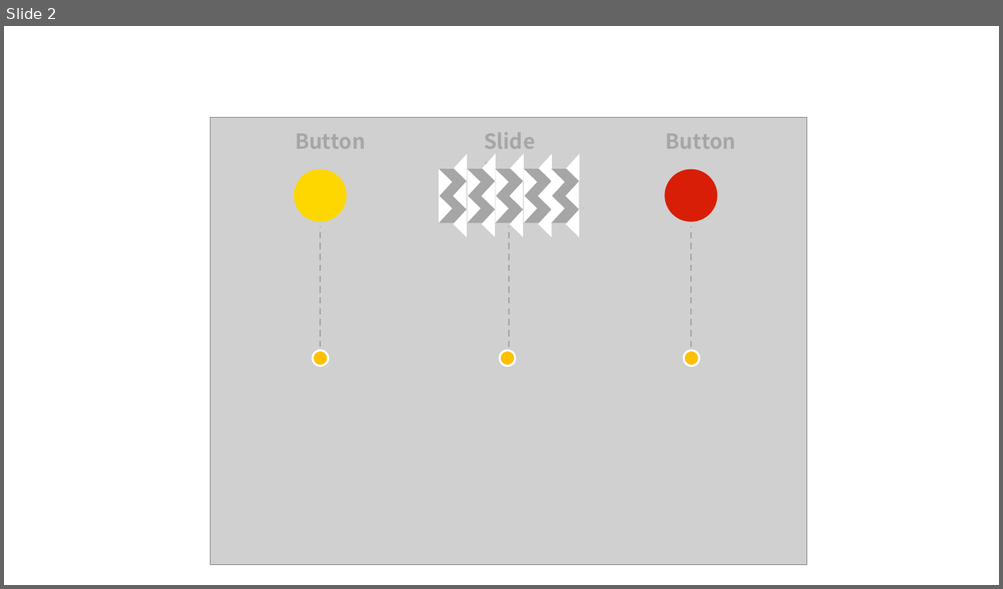
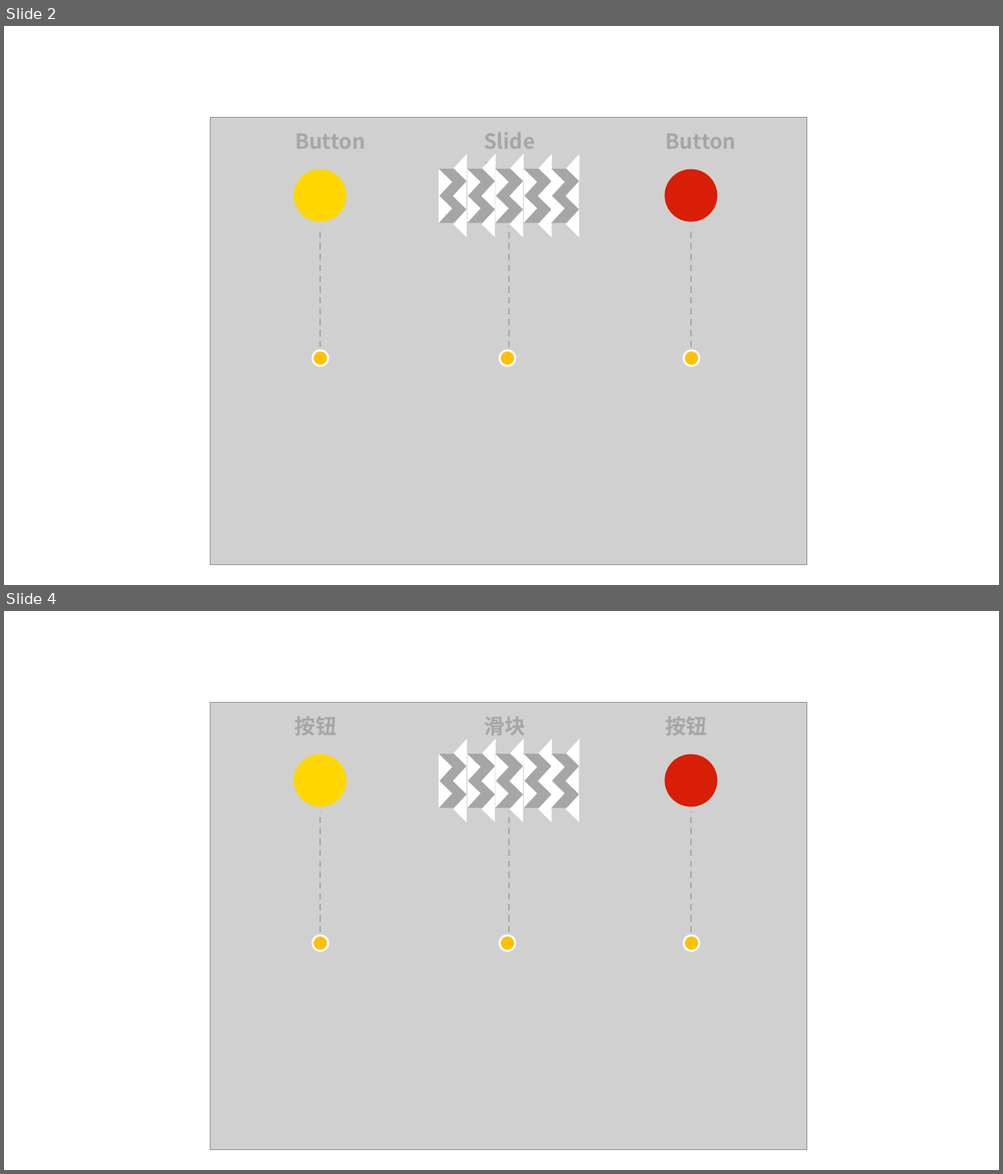
Before and after one commit to SeeedDocument/Grove-Capacitive_Touch_Slide_Sensor-CY8C4014LQI, a slide deck: img/pin_map.pptx. Shown one above the other, each under a label of ours: slide 2 before the commit, slides 2 and 4 after it; the slides between them are not shown. The pictures are 1003x589 and 1003x1174 pixels, drawn with LibreOffice and Linux fonts; fonts in the diff are those of the drawing; grey boxes stand for pictures. Boxes give left, top, right and bottom in pixels: in the first picture for what was removed or moved away, otherwise in the second. Text is boxed around its words. In the diff, an @@ line names an element or a change of style, - is before the commit and + after.

```diff
--- a/img/pin_map.pptx
+++ b/img/pin_map.pptx
@@ slide 4 added at box(4, 611, 999, 1170), background #FFFFFF @@
@@ picture added at box(210, 703, 807, 1150) @@
@@ text added at box(295, 717, 336, 735), 20 pt, text #A6A6A6, bold @@
+按钮
@@ text added at box(484, 717, 525, 740), 20 pt, text #A6A6A6, bold @@
+滑块
@@ text added at box(666, 717, 707, 735), 20 pt, text #A6A6A6, bold @@
+按钮
@@ group added at box(438, 739, 580, 823): 25 triangles, 5 rectangles @@
@@ ellipse added at box(293, 755, 347, 807), fill #FFD700 @@
@@ ellipse added at box(664, 755, 717, 807), fill #D81E06 @@
@@ line added from (320, 944) to (320, 812), #A6A6A6 1.5 pt dashed @@
@@ line added from (509, 944) to (509, 812), #A6A6A6 1.5 pt dashed @@
@@ line added from (691, 944) to (691, 812), #A6A6A6 1.5 pt dashed @@
@@ ellipse added at box(313, 936, 329, 951), fill #FFC000, outline #FFFFFF 2 pt @@
@@ ellipse added at box(499, 936, 515, 951), fill #FFC000, outline #FFFFFF 2 pt @@
@@ ellipse added at box(684, 936, 700, 951), fill #FFC000, outline #FFFFFF 2 pt @@
```
Also in this commit, not shown: 1 other slide added, 2 other files.
